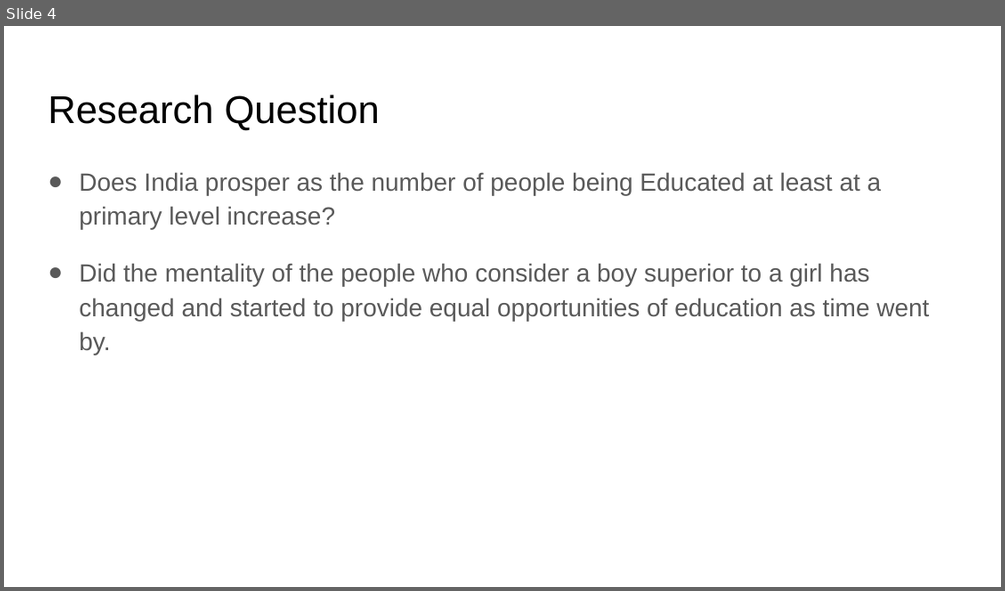
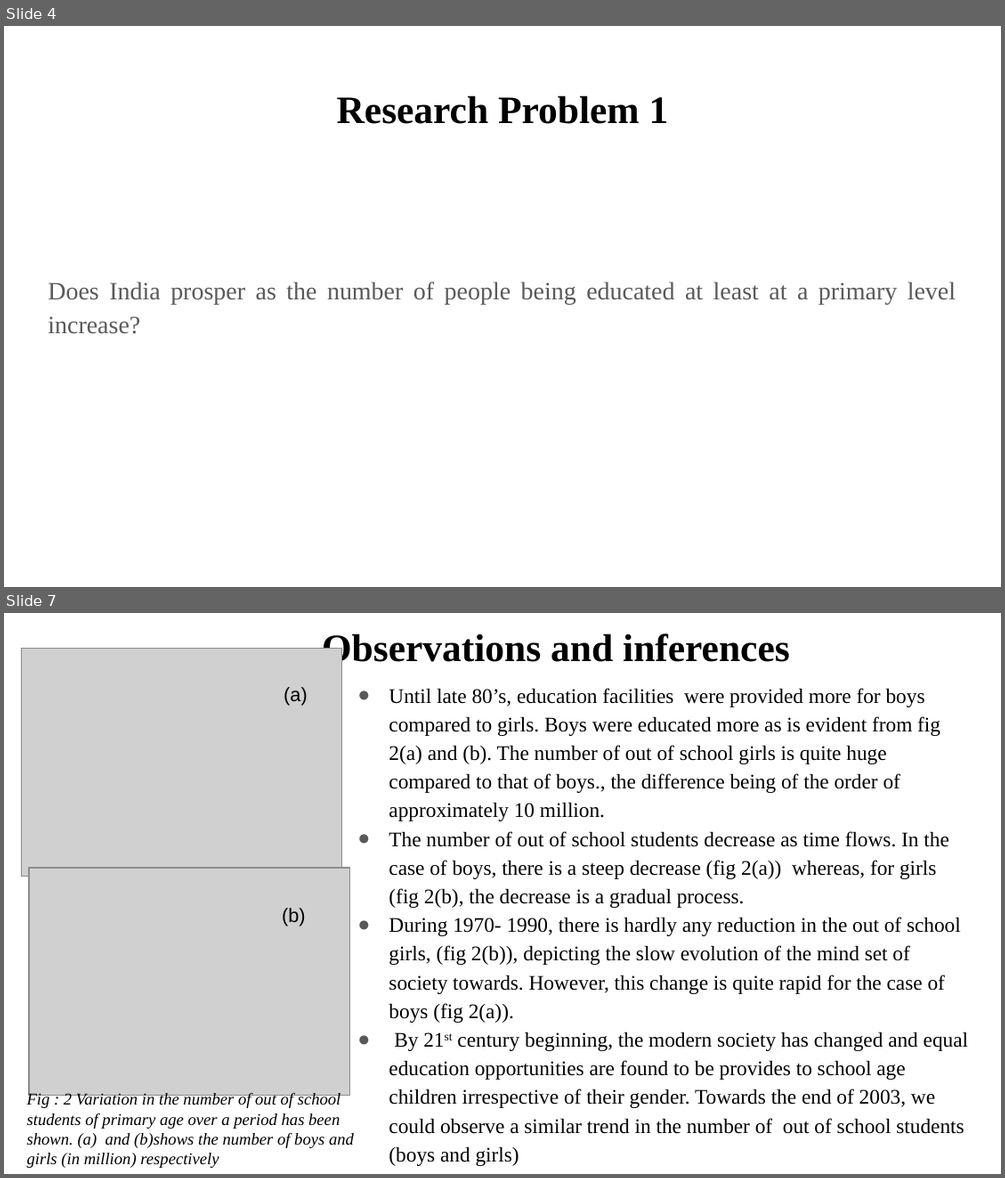
Before and after one commit to Rohithsoman/EdX-Python4DS, a slide deck: DSE 200X_ Mini Project Presentation - Rohith Soman.pptx. Shown one above the other, each under a label of ours: slide 4 before the commit, slides 4 and 7 after it; the slides between them are not shown. The pictures are 1005x591 and 1005x1178 pixels, drawn with LibreOffice and Linux fonts; fonts in the diff are those of the drawing; grey boxes stand for pictures. Boxes give left, top, right and bottom in pixels: in the first picture for what was removed or moved away, otherwise in the second. Text is boxed around its words. In the diff, an @@ line names an element or a change of style, - is before the commit and + after.

```diff
--- a/DSE 200X_ Mini Project Presentation - Rohith Soman.pptx
+++ b/DSE 200X_ Mini Project Presentation - Rohith Soman.pptx
@@ slide 7 added at (x1=4, y1=613, x2=1001, y2=1174), background #FFFFFF @@
@@ title added at (x1=322, y1=633, x2=790, y2=669), 28 pt, text #000000, bold @@
+Observations and inferences
@@ picture added at (x1=21, y1=648, x2=342, y2=876) @@
@@ text added at (x1=283, y1=687, x2=307, y2=705), 14 pt, text #000000 @@
+(a)
@@ text added at (x1=388, y1=688, x2=968, y2=1166), 15 pt, text #000000 @@
+● Until late 80’s, education facilities were provided more for boys compared to girls. Boys were educated more as is evident from fig 2(a) and (b). The number of out of school girls is quite huge compared to that of boys., the difference being of the order of approximately 10 million.
+● The number of out of school students decrease as time flows. In the case of boys, there is a steep decrease (fig 2(a)) whereas, for girls (fig 2(b), the decrease is a gradual process.
+● During 1970- 1990, there is hardly any reduction in the out of school girls, (fig 2(b)), depicting the slow evolution of the mind set of society towards. However, this change is quite rapid for the case of boys (fig 2(a)).
+● By 21st century beginning, the modern society has changed and equal education opportunities are found to be provides to school age children irrespective of their gender. Towards the end of 2003, we could observe a similar trend in the number of out of school students (boys and girls)
@@ picture added at (x1=29, y1=868, x2=350, y2=1094) @@
@@ text added at (x1=282, y1=908, x2=306, y2=926), 14 pt, text #000000 @@
+(b)
@@ text added at (x1=27, y1=1092, x2=354, y2=1167), 12 pt, text #000000, italic @@
+Fig : 2 Variation in the number of out of school students of primary age over a period has been shown. (a) and (b)shows the number of boys and girls (in million) respectively
@@ slide 4 changed as well @@
@@ title at (x1=337, y1=95, x2=669, y2=124): text changed; font Arial to Times New Roman; bold on @@
-Research Question
+Research Problem 1
@@ text at (x1=48, y1=281, x2=955, y2=334): text changed; font Arial to Times New Roman @@
-● Does India prosper as the number of people being Educated at least at a primary level increase?
-● Did the mentality of the people who consider a boy superior to a girl has changed and started to provide equal opportunities of education as time went by.
+Does India prosper as the number of people being educated at least at a primary level increase?
```
Also in this commit, not shown: 5 other slides changed, 3 other slides added, 2 slides removed.
